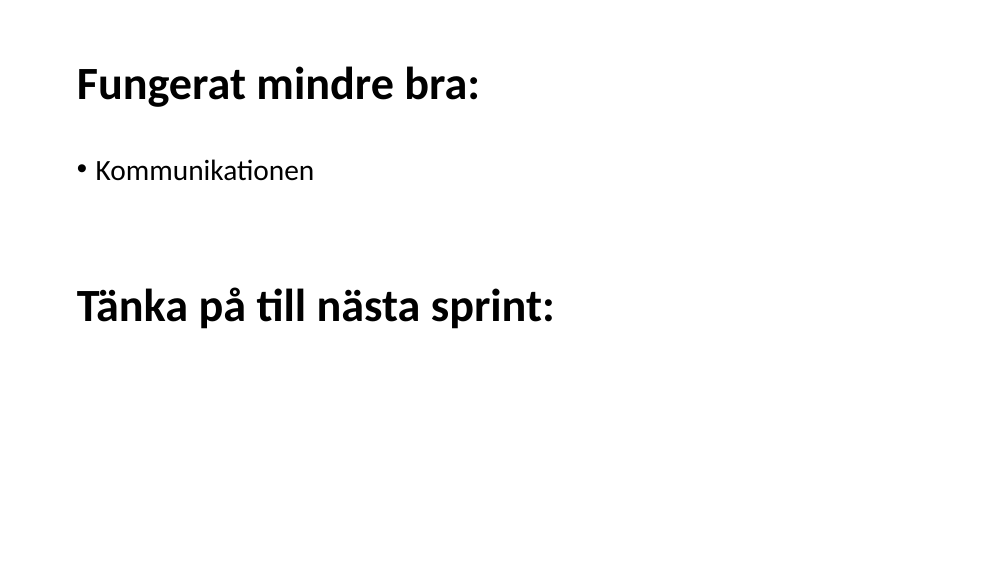
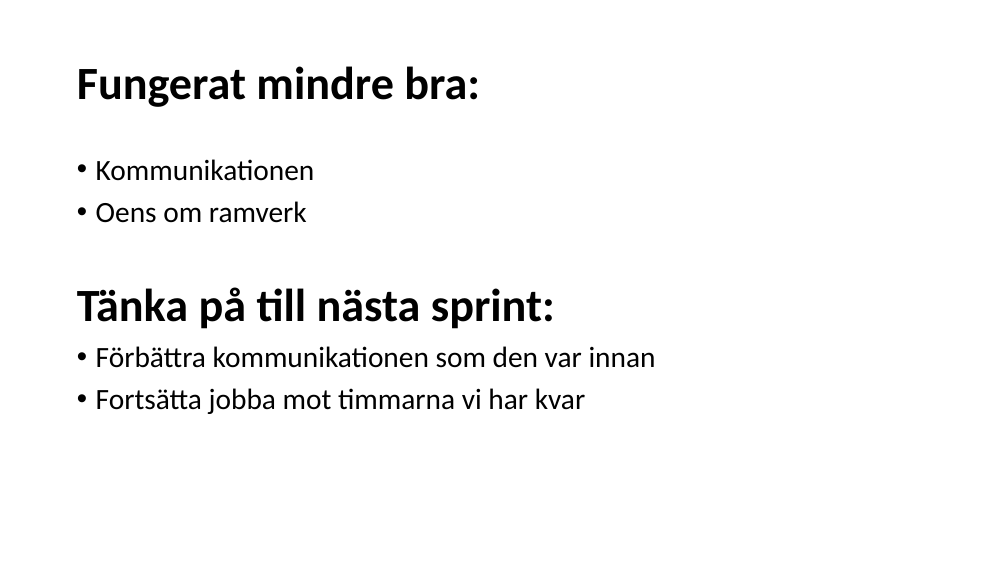
Before and after one commit to natbjo93/agilis, a slide deck: slide 3 of RS3.pptx. Drawn at 1008x567 pixels with LibreOffice and Linux fonts; fonts in the diff are those of the drawing. Boxes give left, top, right and bottom in pixels: in the first picture for what was removed or moved away, otherwise in the second. Text is boxed around its words. In the diff, an @@ line names an element or a change of style, - is before the commit and + after.

```diff
--- a/RS3.pptx
+++ b/RS3.pptx
@@ text at (96,201,307,223): paragraph added @@
+• Oens om ramverk
@@ text at (96,346,656,414): paragraphs added @@
+• Förbättra kommunikationen som den var innan
+• Fortsätta jobba mot timmarna vi har kvar
```
Also in this commit, not shown: 6 other slides changed.
